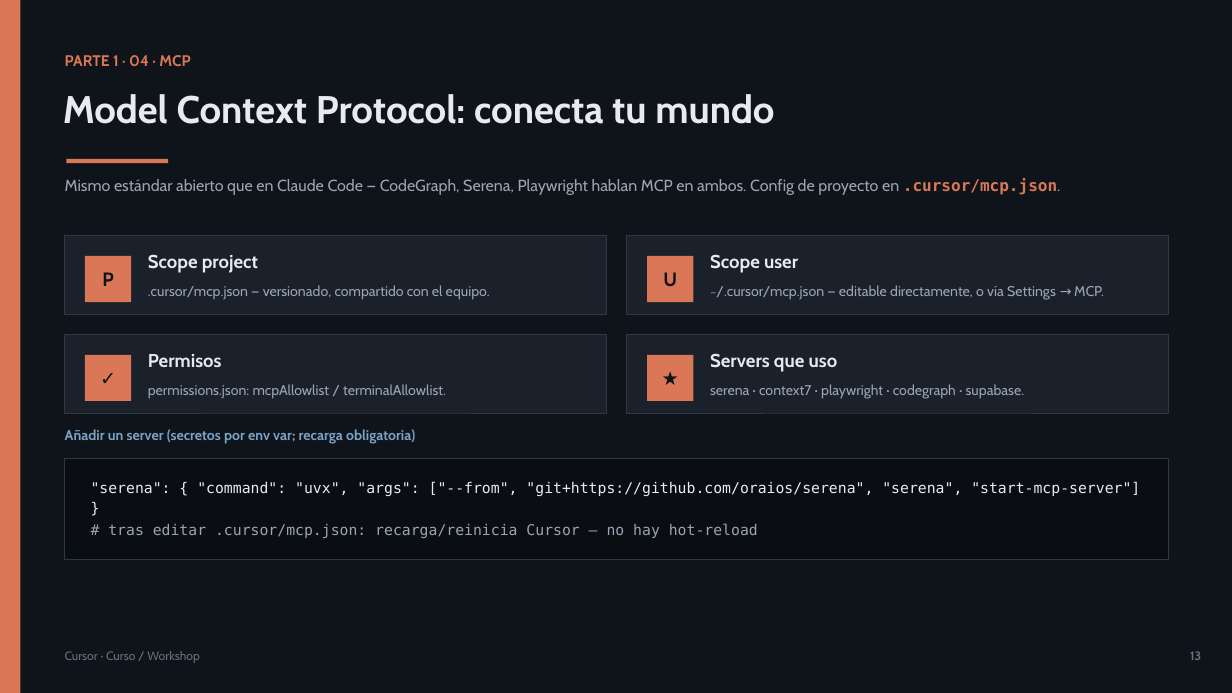
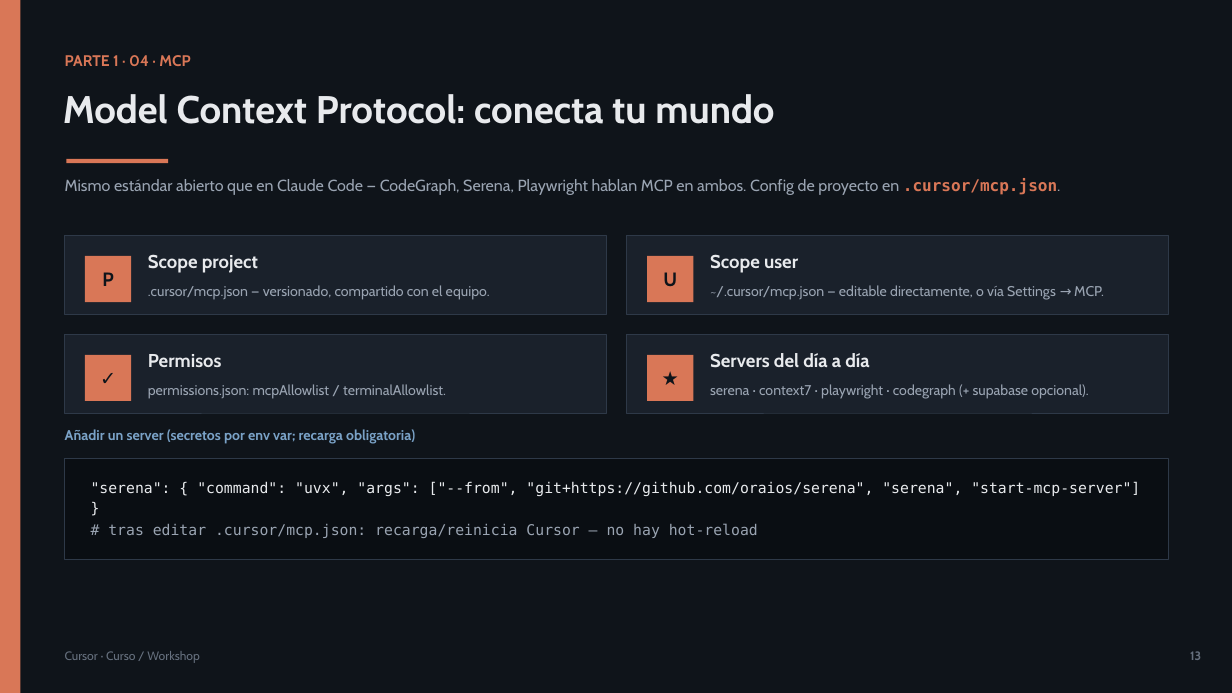
Before and after one commit to olonok69/cursor_code_ml_engineer, a slide deck: slide 13 of presentacion/Cursor_Presentacion.pptx. Drawn at 1232x693 pixels with LibreOffice and Linux fonts; fonts in the diff are those of the drawing. Boxes give left, top, right and bottom in pixels: in the first picture for what was removed or moved away, otherwise in the second. Text is boxed around its words. In the diff, an @@ line names an element or a change of style, - is before the commit and + after.

```diff
--- a/presentacion/Cursor_Presentacion.pptx
+++ b/presentacion/Cursor_Presentacion.pptx
@@ text at [710, 353, 869, 368]: text changed @@
-Servers que uso
+Servers del día a día
@@ text at [710, 384, 1088, 398]: text changed @@
-serena · context7 · playwright · codegraph · supabase.
+serena · context7 · playwright · codegraph (+ supabase opcional).
```
Also in this commit, not shown: 4 other slides changed, 24 other files.
